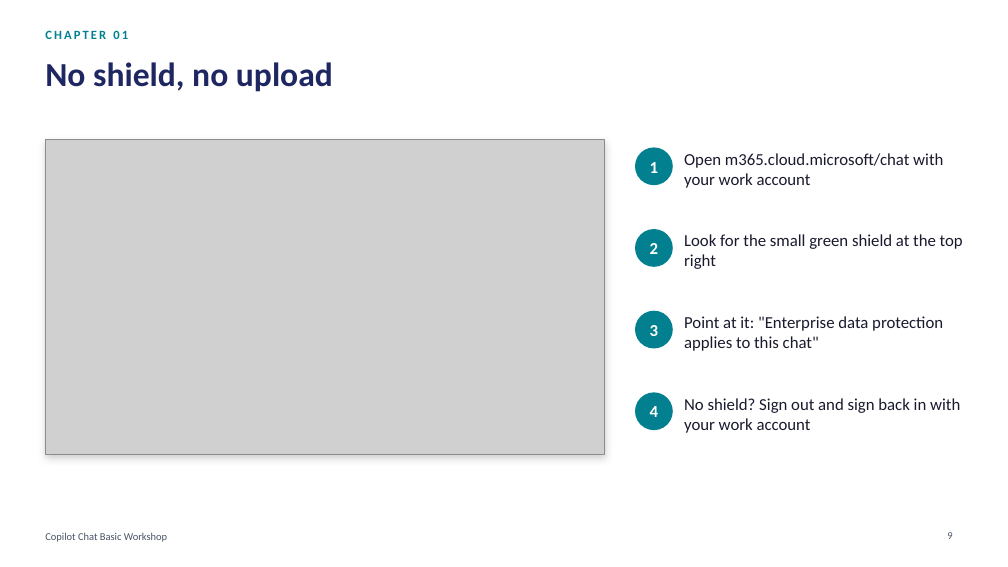
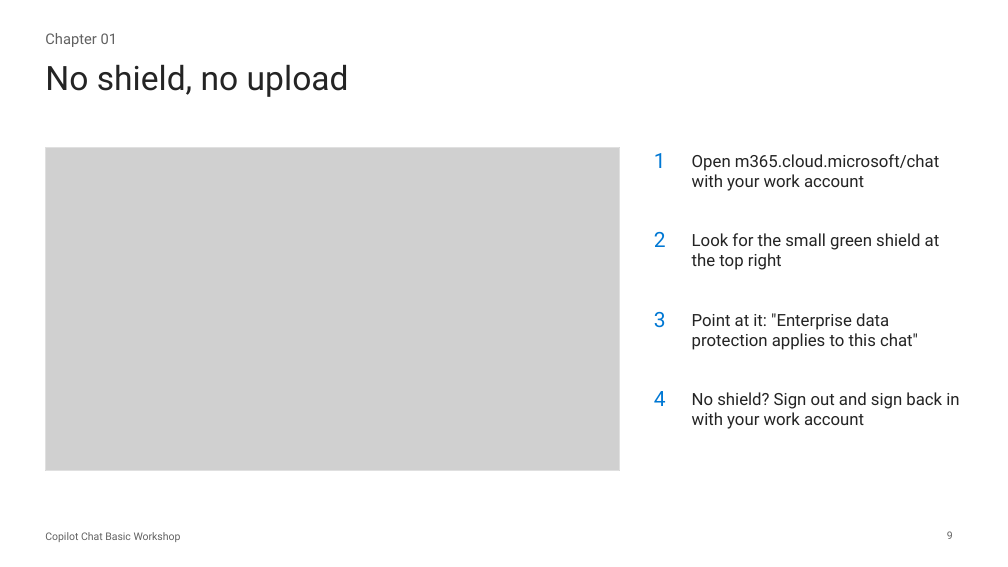
Before and after one commit to Asraf-JS/Copilot-Chat-Basic-Workshop, a slide deck: slide 9 of Copilot-Chat-Basic-Workshop-Deck.pptx. Drawn at 1008x567 pixels with LibreOffice and Linux fonts; fonts in the diff are those of the drawing; grey boxes stand for pictures. Boxes give left, top, right and bottom in pixels: in the first picture for what was removed or moved away, otherwise in the second. Text is boxed around its words. In the diff, an @@ line names an element or a change of style, - is before the commit and + after.

```diff
--- a/Copilot-Chat-Basic-Workshop-Deck.pptx
+++ b/Copilot-Chat-Basic-Workshop-Deck.pptx
@@ text at <box>45,33,118,47</box>: text changed; size 12 to 14 pt; font Calibri to Roboto; text colour #028090 to #616161; bold off @@
-CHAPTER 01
+Chapter 01
@@ title "No shield, no upload" at <box>45,64,349,97</box>: font Calibri to Roboto, text colour #1E2761 to #242424, bold off @@
@@ picture: place and size @@
-picture at <box>45,140,605,454</box>
+picture at <box>45,147,620,471</box>
@@ rectangle: place and size @@
-rectangle at <box>45,140,605,454</box>
+rectangle at <box>45,147,620,471</box>
@@ rectangle at <box>45,147,620,471</box>: fill #FFFFFF to none; outline #F1F4F7 1 pt to #E0E0E0 1 pt; shadow off @@
@@ ellipse removed at <box>635,147,673,185</box> @@
@@ size 16 to 20 pt, font Calibri to Roboto, text colour #FFFFFF to #0078D4, bold off; alignment centre to left; vertical alignment middle to top in 4 elements at <box>654,391,666,406</box>, <box>654,312,666,328</box>, <box>654,232,666,247</box>, <box>654,153,666,168</box> @@
@@ text "1": place and size @@
-text "1" at <box>650,162,658,173</box>
+text "1" at <box>654,153,666,168</box>
@@ font Calibri to Roboto, text colour #1A1A2E to #242424; vertical alignment middle to top in 4 elements at <box>692,392,959,429</box>, <box>692,313,918,350</box>, <box>692,233,940,270</box>, <box>692,154,939,191</box> @@
@@ text "Open m365.cloud.microsoft/chat with your work ...": place and size @@
-text "Open m365.cloud.microsoft/chat with your work ..." at <box>684,153,943,188</box>
+text "Open m365.cloud.microsoft/chat with your work ..." at <box>692,154,939,191</box>
@@ ellipse removed at <box>635,229,673,267</box> @@
@@ text "2": place and size @@
-text "2" at <box>650,243,658,254</box>
+text "2" at <box>654,232,666,247</box>
@@ text "Look for the small green ...": place and size @@
-text "Look for the small green ..." at <box>684,234,963,269</box>
+text "Look for the small green ..." at <box>692,233,940,270</box>
@@ ellipse removed at <box>635,311,673,349</box> @@
@@ text "3": place and size @@
-text "3" at <box>650,325,658,336</box>
+text "3" at <box>654,312,666,328</box>
@@ text "Point at it: "Enterprise data ...": place and size @@
-text "Point at it: "Enterprise data ..." at <box>684,316,943,351</box>
+text "Point at it: "Enterprise data ..." at <box>692,313,918,350</box>
@@ text "4": place and size @@
-text "4" at <box>650,406,658,417</box>
+text "4" at <box>654,391,666,406</box>
@@ text "No shield? Sign out and ...": place and size @@
-text "No shield? Sign out and ..." at <box>684,398,960,433</box>
+text "No shield? Sign out and ..." at <box>692,392,959,429</box>
@@ ellipse removed at <box>635,392,673,430</box> @@
@@ text "Copilot Chat Basic Workshop" at <box>45,532,181,542</box>: font Calibri to Roboto, text colour #4A5568 to #616161 @@
@@ page number at <box>947,531,953,539</box>: font Calibri to Roboto, text colour #4A5568 to #616161 @@
```
Also in this commit, not shown: 49 other slides changed, 2 other files.
